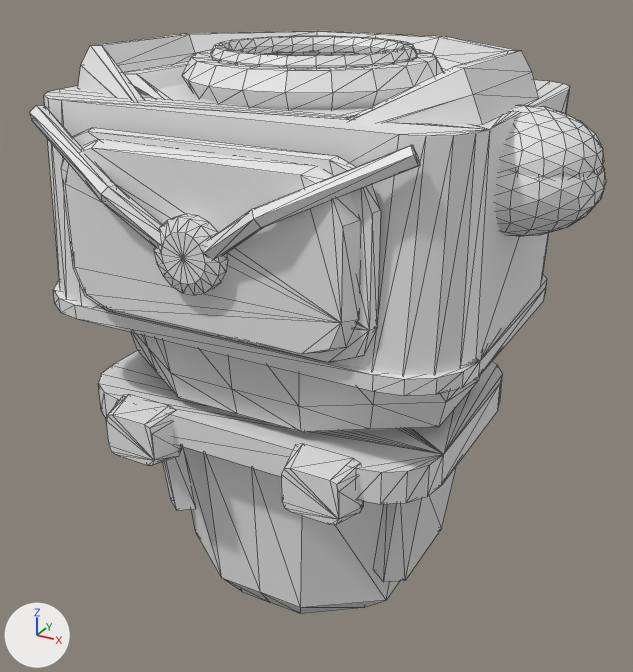
Two versions of the OBJ model Models/person_male_vge_combat_vacsuit.obj, one commit apart.
One viewpoint serves both versions: a 50 mm lens placed at (0.575, -1.002, 0.912), pointed at (0.018, 0.01, 0.405). Lighting does not change. The marker at lower left points along +X, +Y and +Z. The first picture is the older version. Mesh edges are drawn as thin lines. Materials are left out; every surface is plain grey. Where no turn or scale is listed for an object, it has been applied to the vertices. Vertices at exactly the same position are counted once.

Objects in the first picture: 'person_male_vge_combat_vacsuit'.
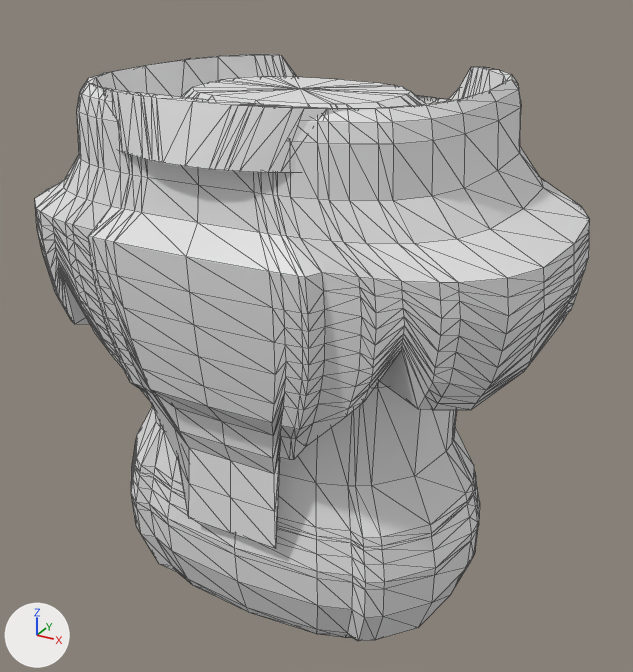
Where the change shows, as pixel boxes [x1, y1, x2, y2] in the pictures (633 x 672 px):
'person_male_vge_combat_vacsuit', reshaped
    before: [29, 31, 606, 614]
    after: [35, 54, 590, 641]
part 1 of me_person_male_vge_combat_vacsuit, rebuilt
    before: [131, 332, 481, 432]
    after: [131, 76, 480, 641]
part 2 of me_person_male_vge_combat_vacsuit, rebuilt
    before: [163, 446, 457, 614]
    after: [35, 54, 590, 548]
part 3 of me_person_male_vge_combat_vacsuit, deleted
    before: [29, 31, 606, 525]

Patch to the scene script:
```diff
--- a/Models/person_male_vge_combat_vacsuit.obj.py
+++ b/Models/person_male_vge_combat_vacsuit.obj.py
@@ me_person_male_vge_combat_vacsuit @@
 # used by ob_person_male_vge_combat_vacsuit; location = (0.0, 0.0, 0.0)
-me_person_male_vge_combat_vacsuit.from_pydata(...)  # 1992 vertices, 3892 faces; spans x -0.389..0.389, y -0.273..0.268, z 0.0..0.8
+me_person_male_vge_combat_vacsuit.from_pydata(...)  # 1720 vertices, 3436 faces; spans x -0.372..0.372, y -0.257..0.258, z 0.0..0.765
+# me_person_male_vge_combat_vacsuit part 1: the loose piece of 168 vertices spanning x -0.281..0.281, y -0.193..0.193, z 0.36..0.7 is rebuilt with 478 vertices and now spans x -0.274..0.274, y -0.19..0.16, z 0.0..0.75
+# me_person_male_vge_combat_vacsuit part 2: the loose piece of 164 vertices spanning x -0.25..0.25, y -0.15..0.15, z 0.0..0.7 is rebuilt with 1242 vertices and now spans x -0.372..0.372, y -0.257..0.258, z 0.03..0.765
+# me_person_male_vge_combat_vacsuit part 3: 27 loose pieces with 1660 vertices, spanning x -0.389..0.389, y -0.273..0.268, z 0.09..0.8, are deleted
```
